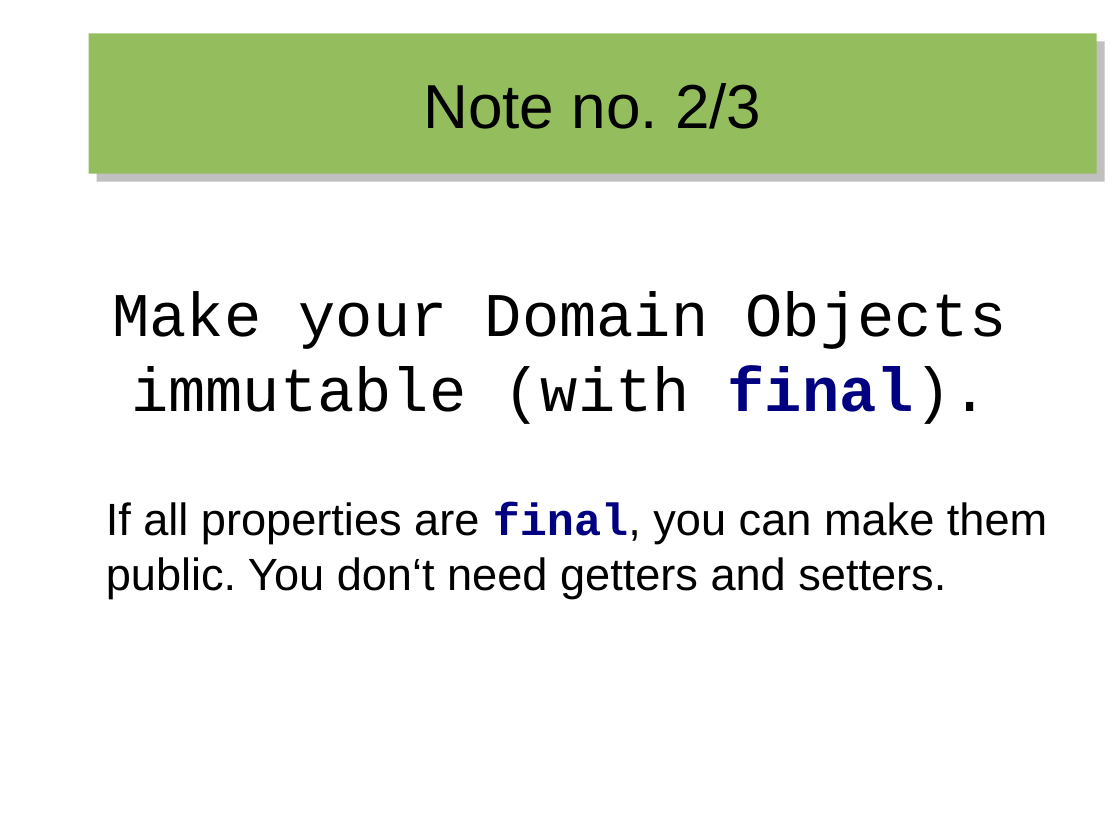
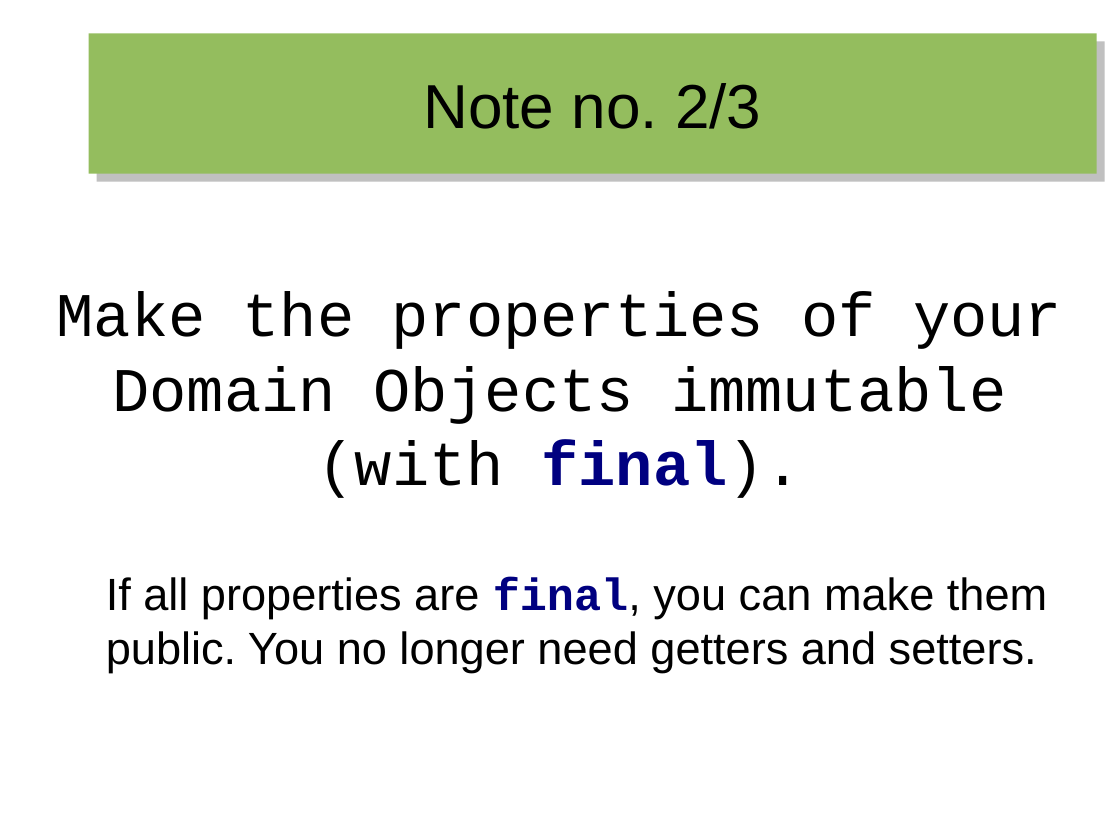
Before and after one commit to hermannhueck/reactive-mongo-access, a slide deck: slide 9 of Slides/2016-06_Reactive Mongo Access from Java 8.odp. Drawn at 1120x840 pixels with LibreOffice and Linux fonts; fonts in the diff are those of the drawing. Boxes give left, top, right and bottom in pixels: in the first picture for what was removed or moved away, otherwise in the second. Text is boxed around its words. In the diff, an @@ line names an element or a change of style, - is before the commit and + after.

```diff
--- a/Slides/2016-06_Reactive Mongo Access from Java 8.odp
+++ b/Slides/2016-06_Reactive Mongo Access from Java 8.odp
@@ text at (57,292,1062,673): text changed @@
-Make your Domain Objects immutable (with final).
-If all properties are final, you can make them public. You don‘t need getters and setters.
+Make the properties of your Domain Objects immutable (with final).
+If all properties are final, you can make them public. You no longer need getters and setters.
```
Also in this commit, not shown: 33 other slides changed, 4 slides added, 1 slide removed, 30 other files.
